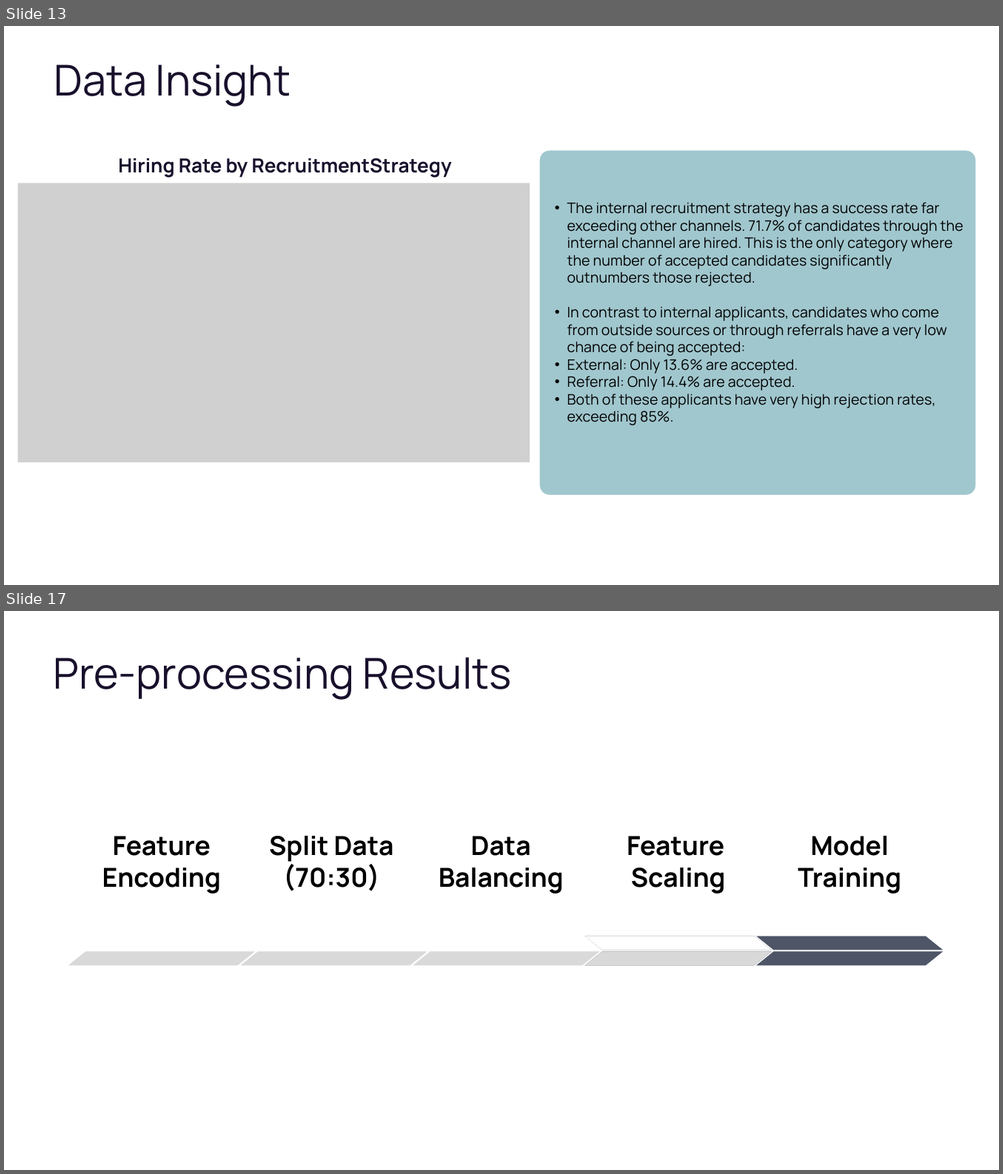
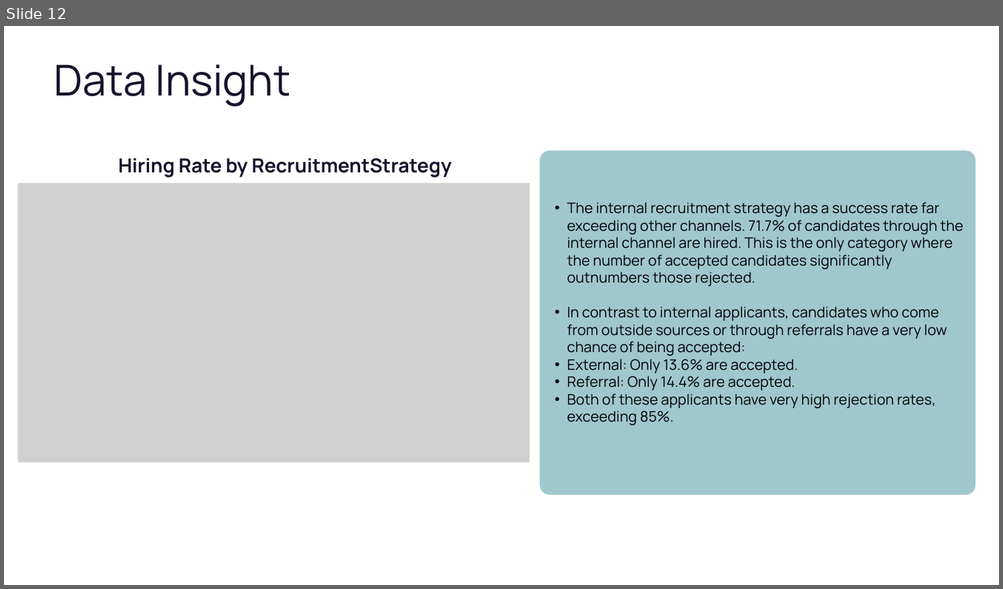
Before and after one commit to fadlinur/Final-Project, a slide deck: Stage 1/Exploratory Data Analysis.pptx. Shown one above the other, each under a label of ours: slides 13 and 17 before the commit, slide 12 after it; the slides between them are not shown. The pictures are 1003x1174 and 1003x589 pixels, drawn with LibreOffice and Linux fonts; fonts in the diff are those of the drawing; grey boxes stand for pictures; background and template pictures are left out. Boxes give left, top, right and bottom in pixels: in the first picture for what was removed or moved away, otherwise in the second. Text is boxed around its words. In the diff, an @@ line names an element or a change of style, - is before the commit and + after.

```diff
--- a/Stage 1/Exploratory Data Analysis.pptx
+++ b/Stage 1/Exploratory Data Analysis.pptx
@@ slide 17 removed at (4,611,999,1170), background picture (left out) @@
@@ text removed at (53,657,512,700) @@
-Pre-processing Results
@@ text removed at (102,836,221,894) @@
-Feature
-Encoding
@@ text removed at (269,836,394,891) @@
-Split Data (70:30)
@@ text removed at (438,836,563,894) @@
-Data Balancing
@@ text removed at (626,836,726,894) @@
-Feature
-Scaling
@@ text removed at (797,836,901,894) @@
-Model Training
@@ freeform shape removed at (241,936,427,950) @@
@@ freeform shape removed at (412,936,599,950) @@
@@ freeform shape removed at (585,936,771,950) @@
@@ freeform shape removed at (585,936,771,950) @@
@@ freeform shape removed at (756,936,942,950) @@
@@ freeform shape removed at (68,951,255,965) @@
@@ freeform shape removed at (241,951,427,965) @@
@@ freeform shape removed at (412,951,599,965) @@
@@ freeform shape removed at (585,951,771,965) @@
@@ freeform shape removed at (585,951,771,965) @@
@@ freeform shape removed at (756,951,942,965) @@
@@ what was slide 13 is now slide 12 @@
```
Also in this commit, not shown: 7 slides changed, 9 slides added, 4 other slides removed.
